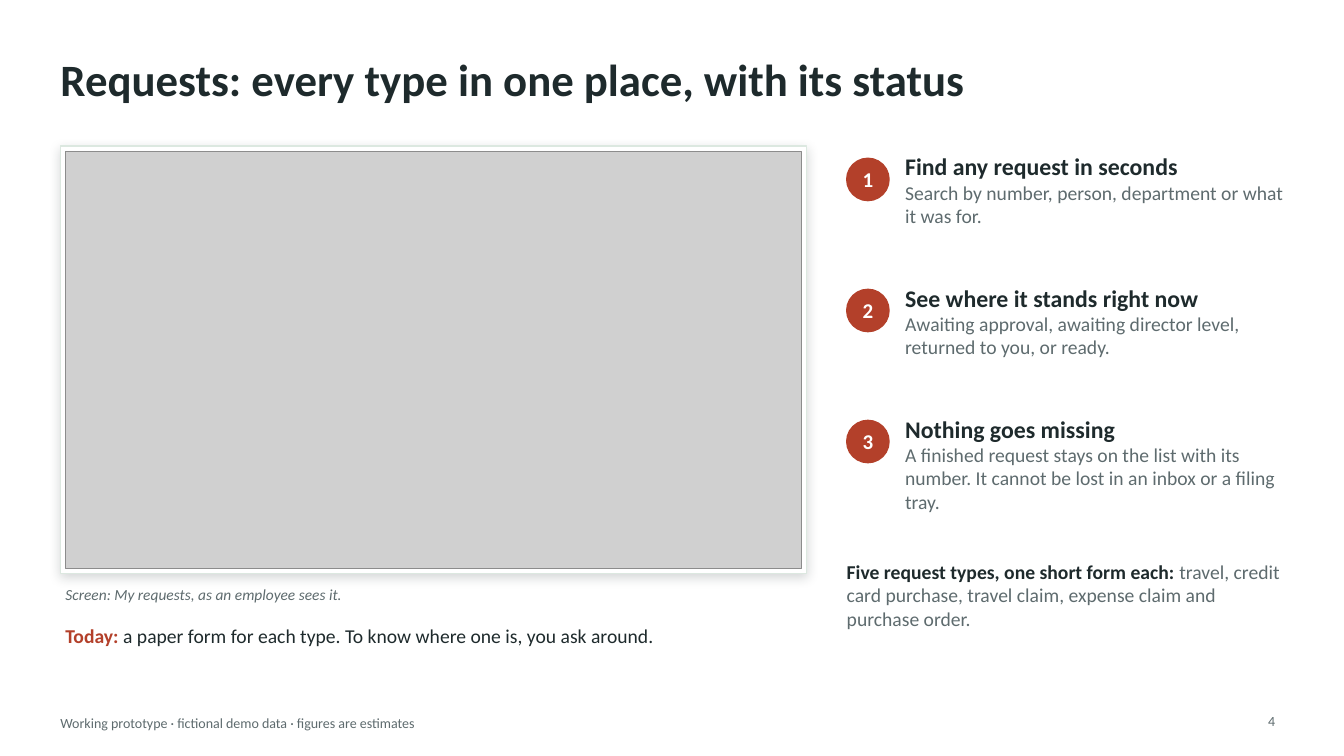
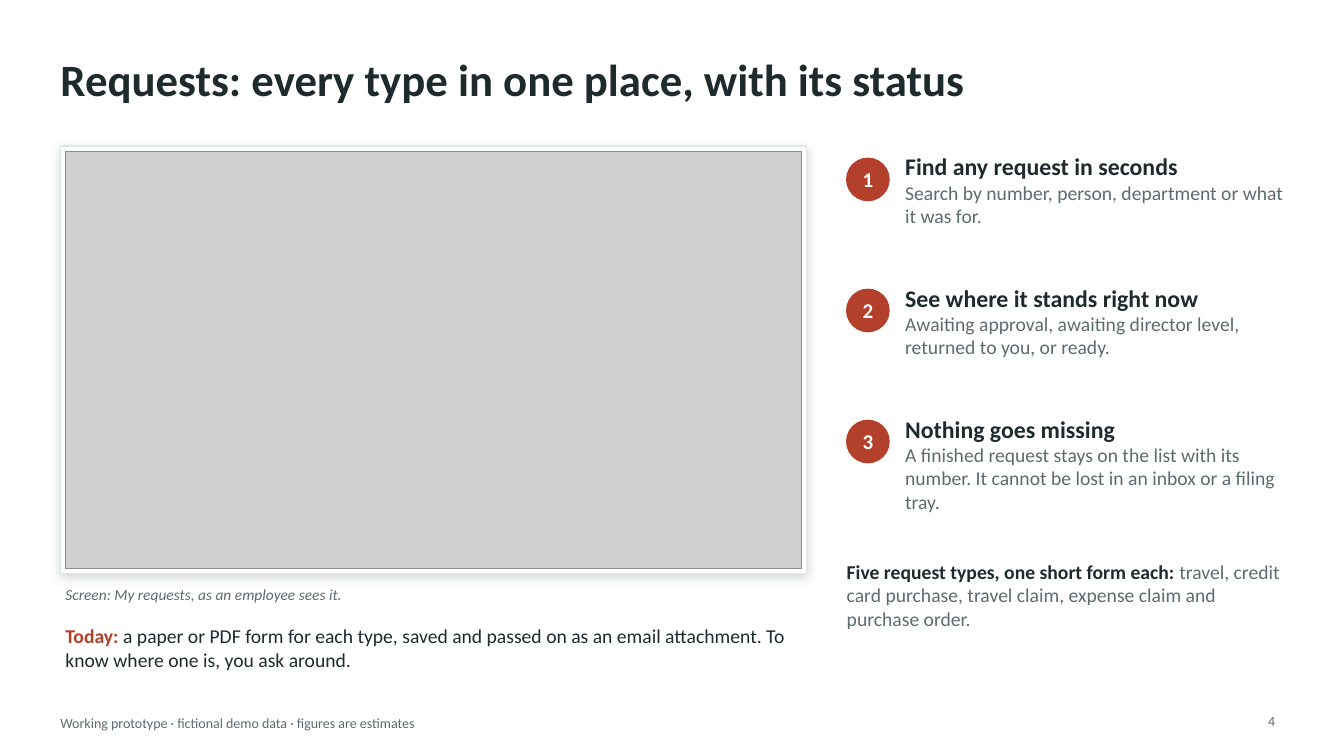
Before and after one commit to AndalibOlee/Portfolio, a slide deck: slide 4 of demo-platform/docs/DEMO_Executive_Presentation.pptx. Drawn at 1344x756 pixels with LibreOffice and Linux fonts; fonts in the diff are those of the drawing; grey boxes stand for pictures. Boxes give left, top, right and bottom in pixels: in the first picture for what was removed or moved away, otherwise in the second. Text is boxed around its words. In the diff, an @@ line names an element or a change of style, - is before the commit and + after.

```diff
--- a/demo-platform/docs/DEMO_Executive_Presentation.pptx
+++ b/demo-platform/docs/DEMO_Executive_Presentation.pptx
@@ text at (65, 629, 784, 670): text changed @@
-Today: a paper form for each type. To know where one is, you ask around.
+Today: a paper or PDF form for each type, saved and passed on as an email attachment. To know where one is, you ask around.
```
Also in this commit, not shown: 8 other slides changed, 1 slide added, 1 slide removed, 13 other files.
